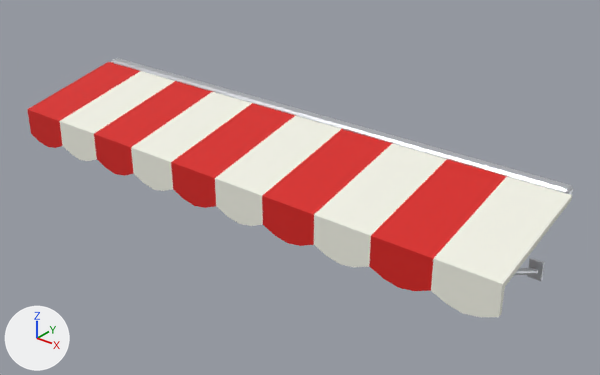
Renders of the glTF model godot/modelos/accesorios/toldo_frente_chico.glb from each side of a commit.
Both versions are drawn from a 50 mm lens placed at (1.37, -1.717, 1.722), pointed at (0.091, -0.118, 0.731). The axes (+X, +Y, +Z) are drawn at lower left. The lights are the same throughout. The first picture is the older version. Where no turn or scale is listed for an object, it has been applied to the vertices. Vertices at exactly the same position are counted once.

In view in the first picture: 'pieza_punta_der', 'pieza_punta_izq', 'pieza_tramo'.
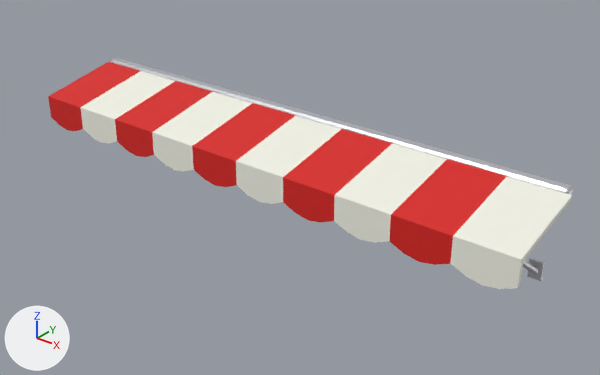
Location of each change, (x1, y1, x2, y2) in pixels of the pictures (600 x 375 px; the box of a moved part takes in the faces that stretch with it):
'pieza_tramo', reshaped (12% shorter): before (94, 76, 453, 267); after (115, 76, 453, 243)
'pieza_punta_der', reshaped (10% narrower, 17% shorter): before (369, 152, 573, 317); after (390, 152, 573, 289)
'pieza_punta_izq', reshaped (14% narrower, 16% shorter): before (27, 58, 180, 161); after (48, 58, 180, 144)
part 1 of me_pieza_punta_der, moved or reshaped: before (369, 168, 538, 317); after (390, 168, 538, 289)
part 2 of me_pieza_punta_izq, moved or reshaped: before (27, 77, 167, 161); after (48, 77, 167, 144)
part 3 of me_pieza_tramo, moved or reshaped: before (94, 87, 438, 266); after (115, 87, 438, 241)
part 4 of me_pieza_tramo, moved or reshaped: before (98, 160, 369, 267); after (118, 142, 388, 243)

What changed in the scene script:
```text
Change me_pieza_punta_der:
    used by ob_pieza_punta_der; location = (0.0, 0.0, 0.0)
    remove me_pieza_punta_der.from_pydata(...)  # 74 vertices, 118 faces; spans x 0.48..0.8, y -0.352..0.01, z 0.63..0.9
    add me_pieza_punta_der.from_pydata(...)  # 74 vertices, 118 faces; spans x 0.48..0.8, y -0.272..0.011, z 0.63..0.9
    me_pieza_punta_der part 1: 40 of 74 vertices moved; they spanned x 0.48..0.8, y -0.352..0.009, z 0.643..0.818 and now span x 0.48..0.8, y -0.272..0.011, z 0.644..0.838; mean shift (0.0, 0.064, 0.021); largest move (0.56, -0.34, 0.713) -> (0.56, -0.26, 0.743)
Change me_pieza_punta_izq:
    used by ob_pieza_punta_izq; location = (0.0, 0.0, 0.0)
    remove me_pieza_punta_izq.from_pydata(...)  # 74 vertices, 118 faces; spans x -0.8..-0.48, y -0.352..0.01, z 0.63..0.9
    add me_pieza_punta_izq.from_pydata(...)  # 74 vertices, 118 faces; spans x -0.8..-0.48, y -0.272..0.011, z 0.63..0.9
    me_pieza_punta_izq part 2: 40 of 74 vertices moved; they spanned x -0.8..-0.48, y -0.352..0.009, z 0.643..0.818 and now span x -0.8..-0.48, y -0.272..0.011, z 0.644..0.838; mean shift (0.0, 0.064, 0.021); largest move (-0.72, -0.34, 0.713) -> (-0.72, -0.26, 0.743)
Change me_pieza_tramo:
    used by ob_pieza_tramo; location = (0.0, 0.0, 0.0)
    remove me_pieza_tramo.from_pydata(...)  # 94 vertices, 148 faces; spans x -0.48..0.48, y -0.352..0.01, z 0.713..0.9
    add me_pieza_tramo.from_pydata(...)  # 94 vertices, 148 faces; spans x -0.48..0.48, y -0.272..0.01, z 0.743..0.9
    me_pieza_tramo part 3: all 14 vertices in x -0.48..0.48, y -0.352..-0.34, z 0.806..0.818 are moved by (0.0, 0.08, 0.02)
    me_pieza_tramo part 4: all 50 vertices in x -0.48..0.48, y -0.352..-0.34, z 0.713..0.738 are moved by (0.0, 0.08, 0.03)
```
